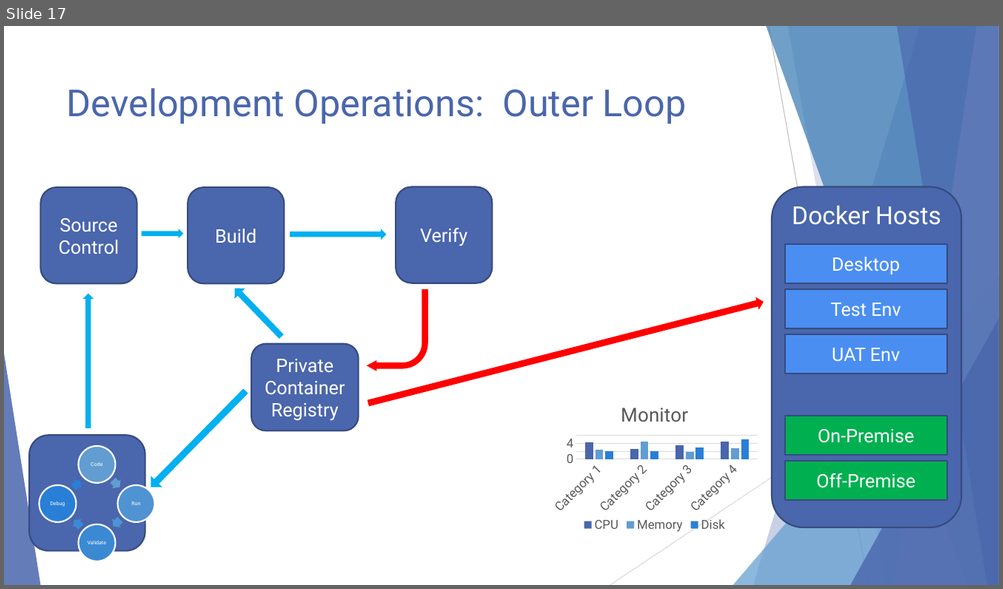
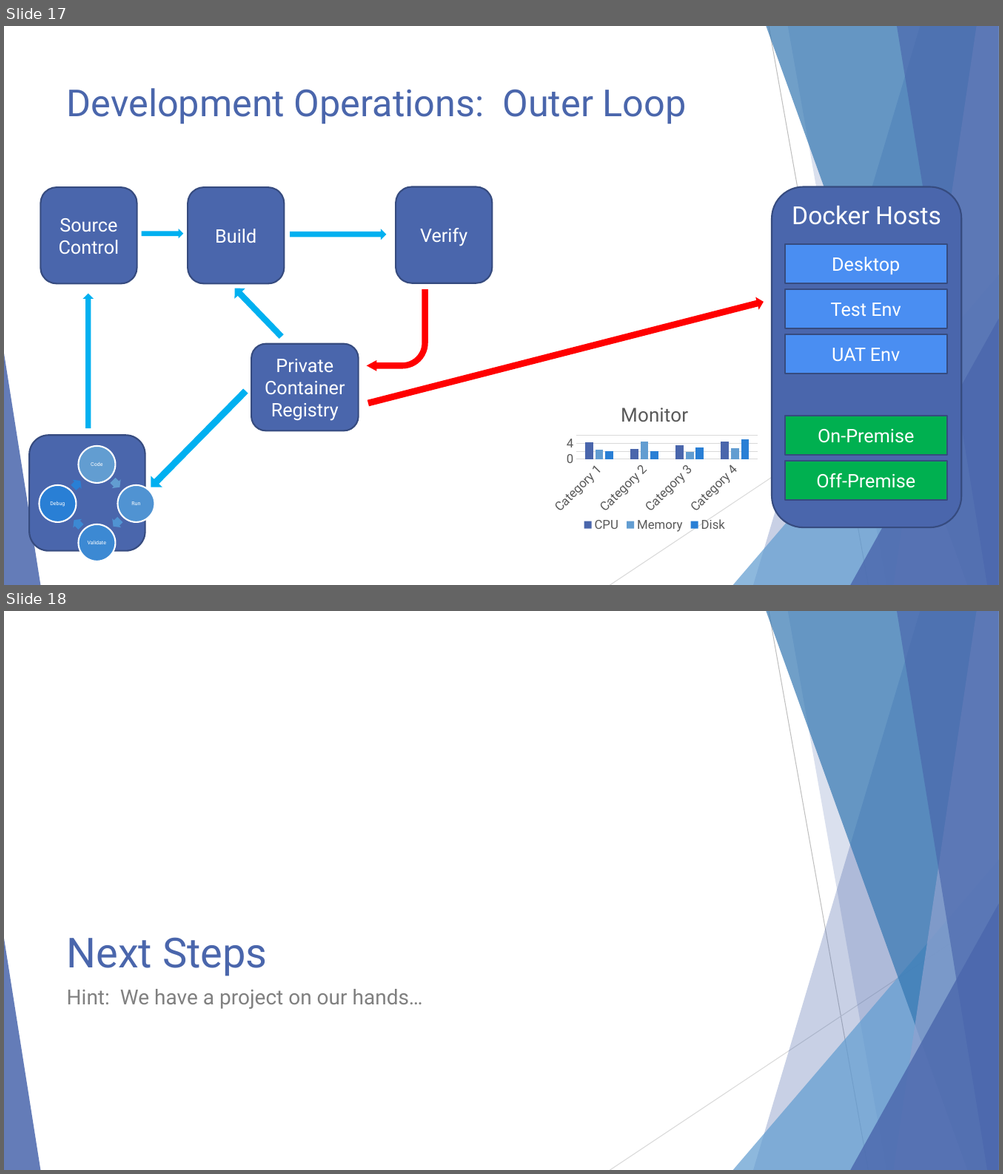
Before and after one commit to EnterpriseProductsLP/docker-straw-man, a slide deck: Docker Proofs of Concept.pptx. Shown one above the other, each under a label of ours: slide 17 before the commit, slides 17 and 18 after it. The pictures are 1003x589 and 1003x1174 pixels, drawn with LibreOffice and Linux fonts; fonts in the diff are those of the drawing. Boxes give left, top, right and bottom in pixels: in the first picture for what was removed or moved away, otherwise in the second. Text is boxed around its words. In the diff, an @@ line names an element or a change of style, - is before the commit and + after.

Commit message:
Added next steps.

```diff
--- a/Docker Proofs of Concept.pptx
+++ b/Docker Proofs of Concept.pptx
@@ slide 18 added at (x1=4, y1=611, x2=999, y2=1170), background #FFFFFF; not listed: 10 template elements that a slide beside it also shows @@
@@ title added at (x1=67, y1=937, x2=267, y2=977), 40 pt, text #4A66AC @@
+Next Steps
@@ text added at (x1=67, y1=989, x2=423, y2=1009), 20 pt, text #808080 @@
+Hint: We have a project on our hands…
```
Also in this commit, not shown: 1 other slide added.
